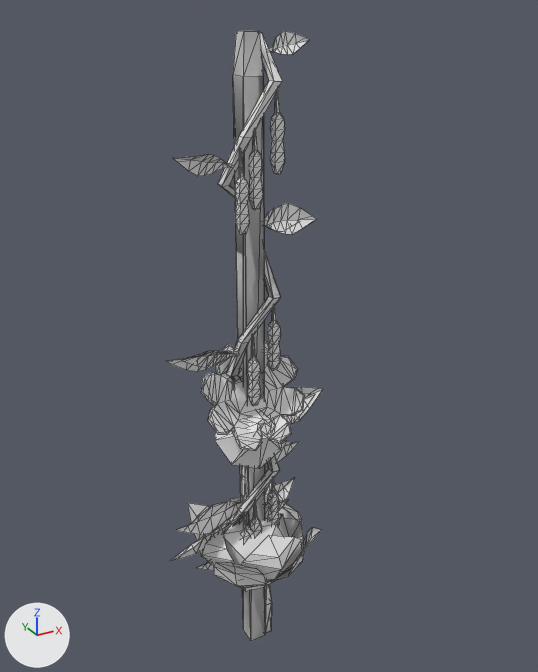
Two versions of the glTF model assets/content/crops/models/crops.glb, one commit apart.
Rendered twice from a 50 mm lens placed at (-1.08, -2.1, 2.03), pointed at (0.1, 0.05, 0.96). The lights are fixed; the arrows at lower left show +X, +Y and +Z. Mesh edges are drawn as thin lines. Where no turn or scale is listed for an object, it has been applied to the vertices.

Names of what the first picture shows: 'beans_growing', 'beans_grown', 'beans_planted', 'cabbage_grown', 'sunflower_growing', 'sunflower_grown'.
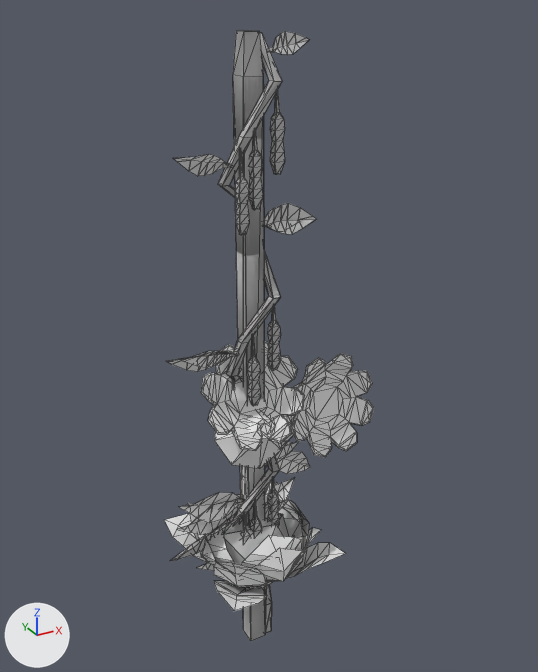
Pixel boxes [x1, y1, x2, y2] of what changed, in the pictures (538 x 672 px):
'beans_decayed', added: after [166, 30, 316, 641]
'sunflower_decayed', added: after [179, 353, 374, 525]
'cabbage_decayed', added: after [164, 483, 346, 611]
'beans_grown', unchanged, covered by the edit: before [166, 30, 323, 641]; after [218, 32, 282, 633]
'beans_planted', unchanged, covered by the edit: before [233, 31, 294, 640]; after [233, 31, 294, 636]

Diff of the bpy script that builds the scene:
```diff
--- a/assets/content/crops/models/crops.glb.py
+++ b/assets/content/crops/models/crops.glb.py
@@ me_cabbage_decayed @@
+me_cabbage_decayed.from_pydata(...)  # 108 vertices, 146 faces; spans x -0.265..0.263, y -0.296..0.286, z -0.022..0.237
@@ me_beans_decayed @@
+me_beans_decayed.from_pydata(...)  # 519 vertices, 868 faces; spans x -0.35..0.36, y -0.08..0.1, z -0.35..1.97
@@ me_sunflower_decayed @@
+me_sunflower_decayed.from_pydata(...)  # 170 vertices, 296 faces; spans x -0.312..0.487, y -0.112..0.028, z -0.232..0.868
@@ ob_cabbage_decayed @@
+ob_cabbage_decayed = bpy.data.objects.new('cabbage_decayed', me_cabbage_decayed)
+ob_cabbage_decayed.location = (0.0, 0.0, 0.0)
@@ ob_beans_decayed @@
+ob_beans_decayed = bpy.data.objects.new('beans_decayed', me_beans_decayed)
+ob_beans_decayed.location = (0.0, 0.0, 0.0)
@@ ob_sunflower_decayed @@
+ob_sunflower_decayed = bpy.data.objects.new('sunflower_decayed', me_sunflower_decayed)
+ob_sunflower_decayed.location = (0.007, -0.009, 0.0)
```
